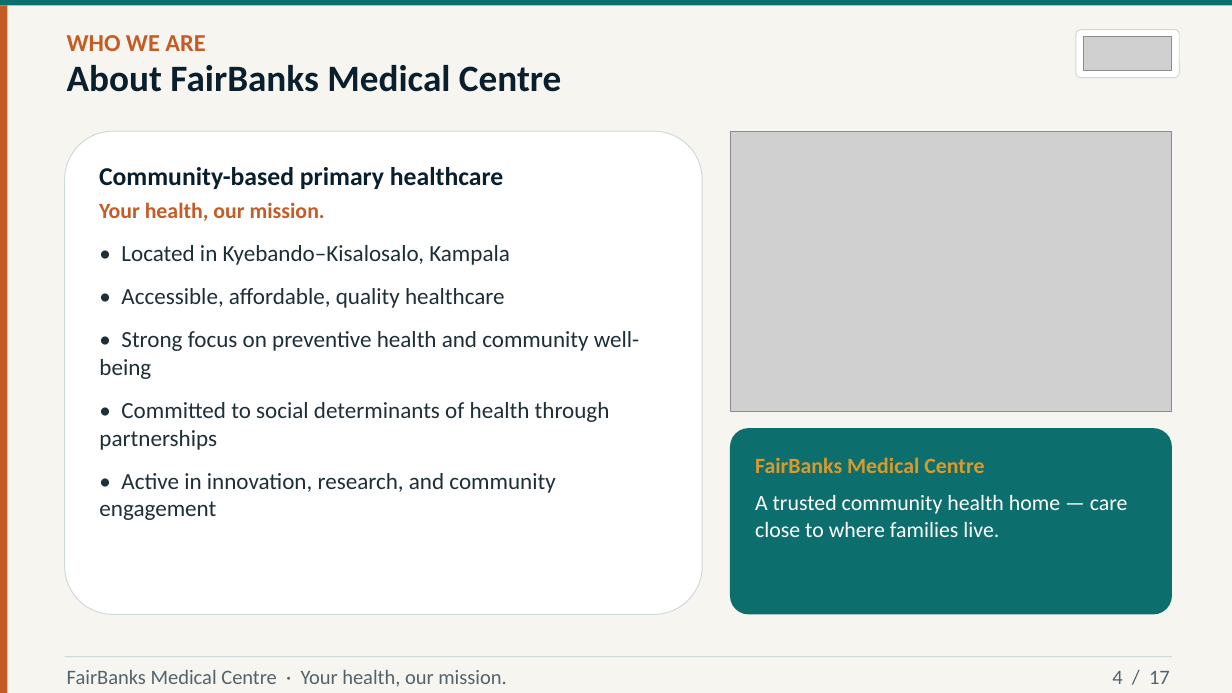
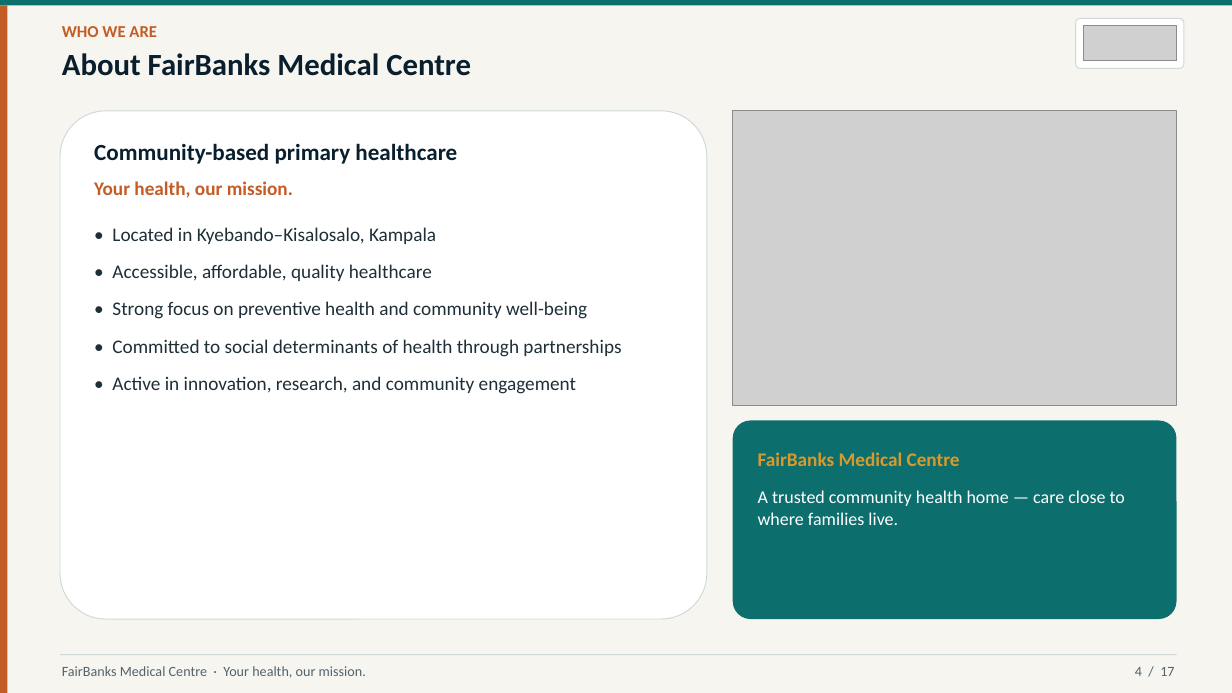
Before and after one commit to WASSWA2624/fairbanks, a slide deck: slide 4 of victoria/documents/victoria_ppt.pptx. Drawn at 1232x693 pixels with LibreOffice and Linux fonts; fonts in the diff are those of the drawing; grey boxes stand for pictures. Boxes give left, top, right and bottom in pixels: in the first picture for what was removed or moved away, otherwise in the second. Text is boxed around its words. In the diff, an @@ line names an element or a change of style, - is before the commit and + after.

Commit message:
Refine Victoria University partnership proposal script and PowerPoint presentation. Updated layout dimensions, improved text formatting, and clarified branding details. Adjusted spacing and margins for better readability, and revised function names for consistency. Enhanced error messages for missing assets.

```diff
--- a/victoria/documents/victoria_ppt.pptx
+++ b/victoria/documents/victoria_ppt.pptx
@@ text "WHO WE ARE" at <box>62,26,157,37</box>: size 19 to 13 pt @@
@@ proportions changed in 3 elements at <box>733,421,1177,619</box>, <box>60,111,707,619</box>, <box>1076,18,1184,68</box> @@
@@ rounded rectangle: place and size @@
-rounded rectangle at <box>1076,30,1179,78</box>
+rounded rectangle at <box>1076,18,1184,68</box>
@@ picture: place and size @@
-picture at <box>1083,37,1172,70</box>
+picture at <box>1083,26,1177,61</box>
@@ text "About FairBanks Medical Centre": place and size @@
-text "About FairBanks Medical Centre" at <box>67,65,562,92</box>
+text "About FairBanks Medical Centre" at <box>62,53,471,76</box>
@@ text "About FairBanks Medical Centre" at <box>62,53,471,76</box>: size 29 to 24 pt @@
@@ rounded rectangle: place and size @@
-rounded rectangle at <box>65,131,702,615</box>
+rounded rectangle at <box>60,111,707,619</box>
@@ picture: place and size @@
-picture at <box>730,131,1172,411</box>
+picture at <box>733,111,1177,406</box>
@@ text "Community-based primary healthcare": place and size @@
-text "Community-based primary healthcare" at <box>99,167,503,189</box>
+text "Community-based primary healthcare" at <box>94,143,457,164</box>
@@ text "Community-based primary healthcare" at <box>94,143,457,164</box>: size 20 to 18 pt @@
@@ text "Your health, our mission." at <box>94,181,293,198</box>: size 17 to 15 pt @@
@@ text "Your health, our mission.": place and size @@
-text "Your health, our mission." at <box>99,202,325,221</box>
+text "Your health, our mission." at <box>94,181,293,198</box>
@@ text "• Located in Kyebando–Kisalosalo, Kampala": place and size @@
-text "• Located in Kyebando–Kisalosalo, Kampala" at <box>99,245,639,520</box>
+text "• Located in Kyebando–Kisalosalo, Kampala" at <box>112,227,621,394</box>
@@ text "• Located in Kyebando–Kisalosalo, Kampala" at <box>112,227,621,394</box>: size 18 to 15 pt; less space between paragraphs @@
@@ rounded rectangle: place and size @@
-rounded rectangle at <box>730,428,1172,615</box>
+rounded rectangle at <box>733,421,1177,619</box>
@@ text "FairBanks Medical Centre" at <box>758,452,960,466</box>: size 17 to 15 pt @@
@@ text "A trusted community health home ..." at <box>758,490,1125,525</box>: size 17 to 14 pt @@
@@ rectangle: place and size @@
-rectangle at <box>65,656,1172,657</box>
+rectangle at <box>60,654,1177,655</box>
@@ text "FairBanks Medical Centre · Your ..." at <box>62,666,366,678</box>: size 16 to 11 pt @@
@@ text "4 / 17" at <box>1135,667,1174,676</box>: size 16 to 11 pt @@
@@ text "4 / 17": place and size @@
-text "4 / 17" at <box>1112,671,1170,684</box>
+text "4 / 17" at <box>1135,667,1174,676</box>
```
Also in this commit, not shown: 16 other slides changed, 1 other file.
